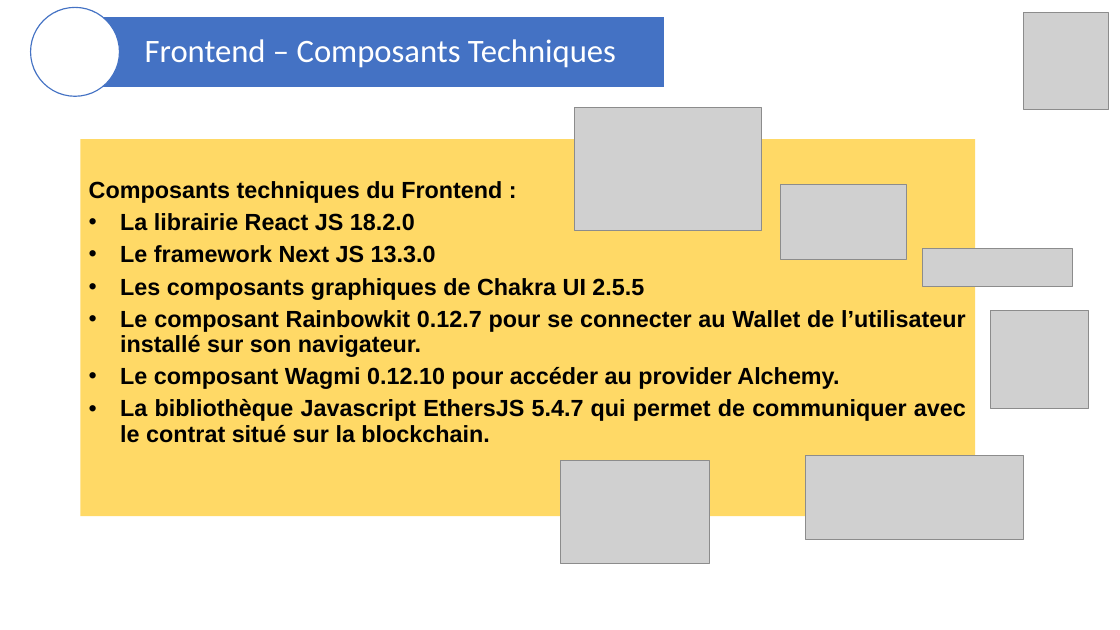
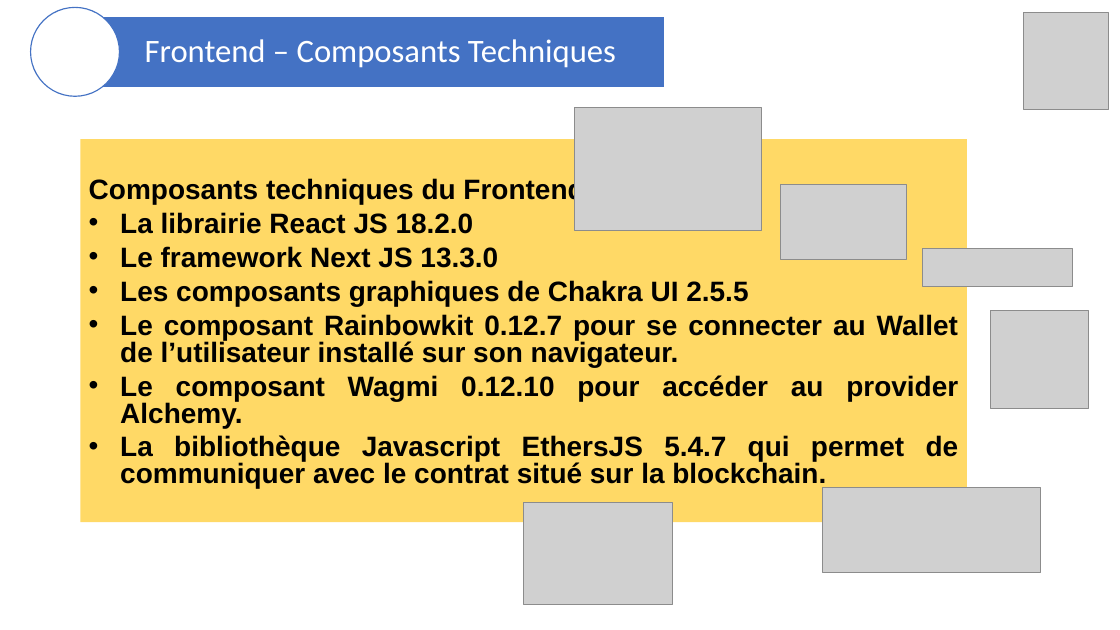
Before and after one commit to blockchainFormationAcadee/chapitre-vi-ft-franck38410, a slide deck: slide 13 of Presentation_JO2024.pptx (slide 12 before the commit). Drawn at 1120x630 pixels with LibreOffice and Linux fonts; fonts in the diff are those of the drawing; grey boxes stand for pictures. Boxes give left, top, right and bottom in pixels: in the first picture for what was removed or moved away, otherwise in the second. Text is boxed around its words. In the diff, an @@ line names an element or a change of style, - is before the commit and + after.

```diff
--- a/Presentation_JO2024.pptx
+++ b/Presentation_JO2024.pptx
@@ rectangle "Composants techniques du Frontend :": place and size @@
-rectangle "Composants techniques du Frontend :" at <box>81,139,975,517</box>
+rectangle "Composants techniques du Frontend :" at <box>81,139,967,523</box>
@@ rectangle "Composants techniques du Frontend :" at <box>81,139,967,523</box>: size 20 to 24 pt; line spacing 0.9 to 0.8 @@
@@ picture: place and size @@
-picture at <box>560,461,709,564</box>
+picture at <box>523,502,672,605</box>
@@ picture: place and size @@
-picture at <box>806,455,1023,540</box>
+picture at <box>823,488,1040,573</box>
```
Also in this commit, not shown: 6 other slides changed, 1 slide added, 5 slides removed, 2 other files.
